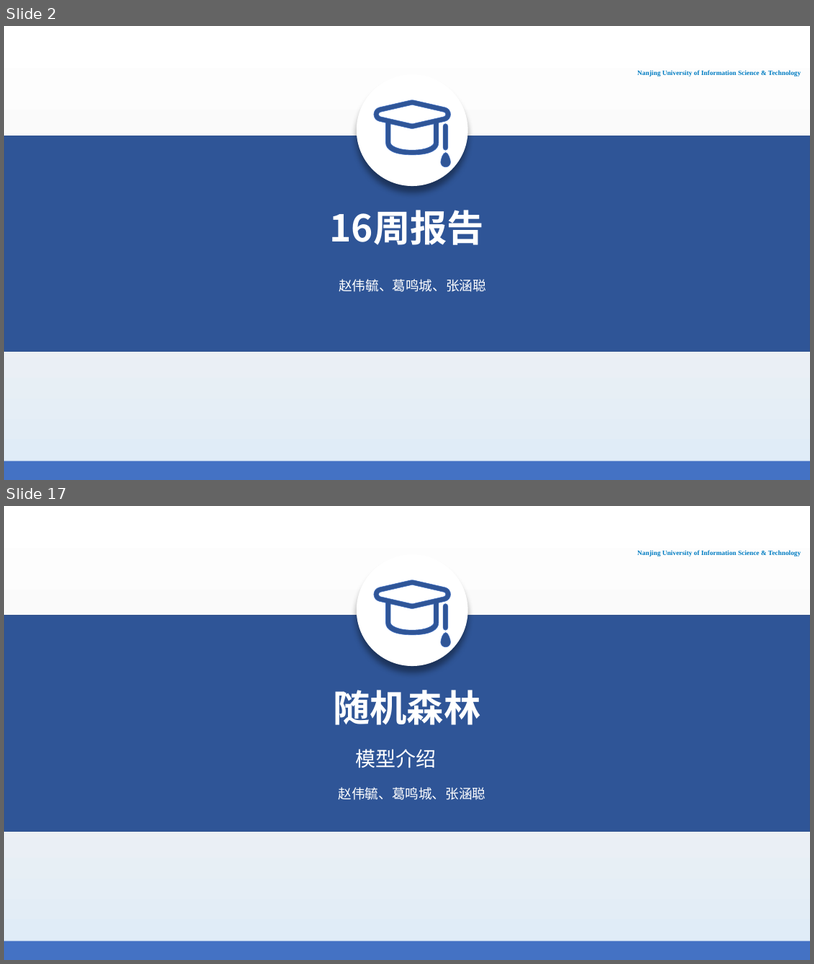
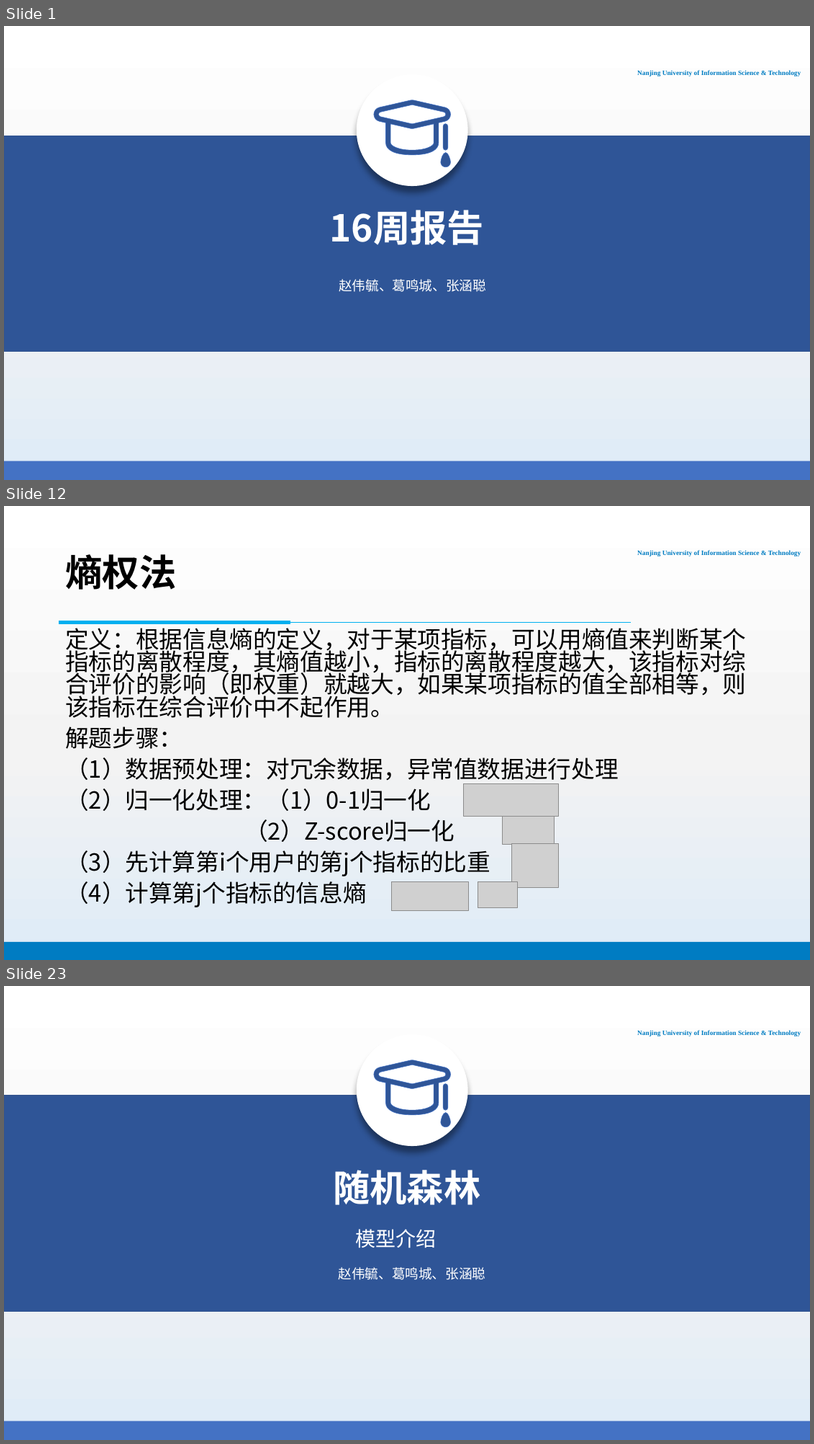
Before and after one commit to PhantomGMC/Week16-Math_model, a slide deck: 数模16周报告.pptx. Shown one above the other, each under a label of ours: slides 2 and 17 before the commit, slides 1, 12 and 23 after it; the slides between them are not shown. The pictures are 814x964 and 814x1444 pixels, drawn with LibreOffice and Linux fonts; fonts in the diff are those of the drawing; grey boxes stand for pictures; background and template pictures are left out. Boxes give left, top, right and bottom in pixels: in the first picture for what was removed or moved away, otherwise in the second. Text is boxed around its words. In the diff, an @@ line names an element or a change of style, - is before the commit and + after.

```diff
--- a/数模16周报告.pptx
+++ b/数模16周报告.pptx
@@ slide 12 added at <box>4,506,810,960</box>, background gradient #FFFFFF to #F3F3F3 to #DEEBF7; not listed: 2 template elements that a slide beside it also shows @@
@@ title added at <box>65,554,176,590</box>, 44 pt, text #000000, bold @@
+熵权法
@@ line added from (631, 622) to (59, 622), #00B0F0 0.5 pt @@
@@ rectangle added at <box>59,621,290,624</box>, fill #00B0F0, outline #00B0F0 1 pt @@
@@ text added at <box>65,623,746,907</box>, 28 pt, text #000000 @@
+定义：根据信息熵的定义，对于某项指标，可以用熵值来判断某个指标的离散程度，其熵值越小，指标的离散程度越大，该指标对综合评价的影响（即权重）就越大，如果某项指标的值全部相等，则该指标在综合评价中不起作用。
+解题步骤：
+（1）数据预处理：对冗余数据，异常值数据进行处理
+（2）归一化处理：（1）0-1归一化
+（2）Z-score归一化
+（3）先计算第i个用户的第j个指标的比重
+（4）计算第j个指标的信息熵
@@ picture added at <box>464,784,558,816</box> @@
@@ picture added at <box>503,816,555,844</box> @@
@@ picture added at <box>512,844,558,887</box> @@
@@ picture added at <box>392,882,469,910</box> @@
@@ picture added at <box>478,882,517,908</box> @@
@@ what was slide 2 is now slide 1 @@
@@ what was slide 17 is now slide 23 @@
```
Also in this commit, not shown: 13 slides changed, 7 other slides added, 3 slides removed.
